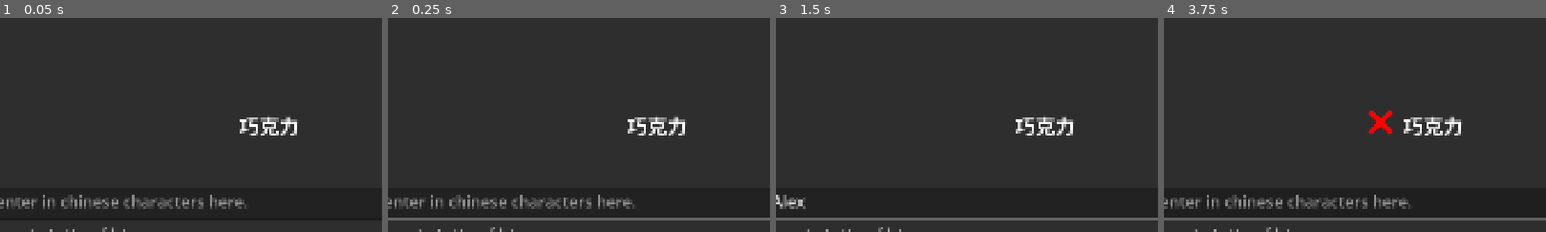
Above: before the commit, frames 1-4 (left to right).
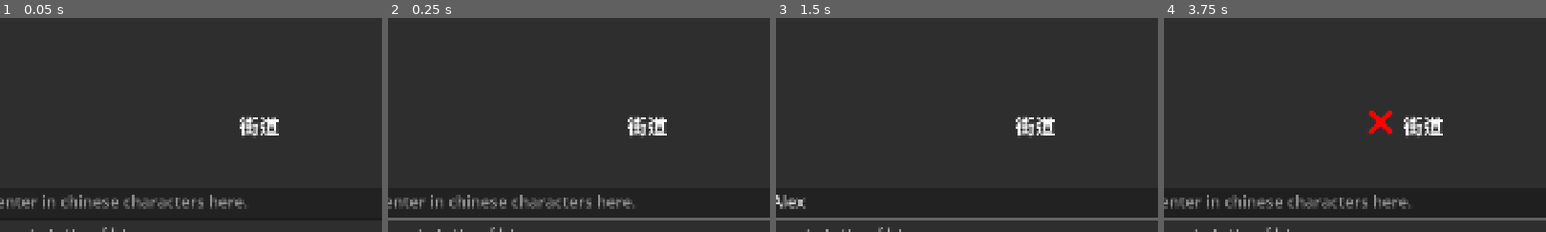
Above: after the commit, the same moments.

Repository: mathew-tran/chinese-learner
Game: Godot game, scene res://Scenes/Main.tscn
Same seed, same stepped clock (60 frames per second), same inputs: the game is played once before the commit and once after it.
Inputs (mouse positions are % of the whole screen's width and height, from its top left):
- Up to frame 1 (0.05 s): no input
- Up to frame 2 (0.25 s): no input
- Up to frame 3 (1.5 s): click (49, 57) at 0.52 s; type "Alex" at 0.6 s; click "Resource" at 1.25 s
- Up to frame 4 (3.75 s): click "Resource" at 2 s; click "Resource" at 2.75 s; tap Enter at 3.5 s
The pictures show only the part of the screen within x 3-53%, y 14-64%; the shares and areas given below are measured in that part.

The runs differ from the first frame. In frame 1, 0.9% of the frame differs, in the area x 62-78%, y 45-55%; in frame 2, 0.9%; in frame 3, 0.9%; in frame 4, 0.9%.
Error in both runs: Invalid access of index '0' on a base object of type: 'PackedStringArray'. (res://Scripts/TargetSentence.gd:13)

Commit message:
add more phrases

Diff:
--- /dev/null
+++ b/Content/Applications/Sentence_Applications_Cellphone.tres
@@ -0,0 +1,10 @@
+[gd_resource type="Resource" script_class="SentenceData" load_steps=2 format=3 uid="uid://m6us4nv20ey"]
+
+[ext_resource type="Script" uid="uid://clouyvwi1n3sy" path="res://DataTypes/SentenceData.gd" id="1_akyf1"]
+
+[resource]
+script = ExtResource("1_akyf1")
+Sentence = "手机"
+TranslatedSentence = "Cell phone"
+Pinyin = "Shǒujī"
+metadata/_custom_type_script = "uid://clouyvwi1n3sy"
--- /dev/null
+++ b/Content/Applications/Sentence_Applications_Computer.tres
@@ -0,0 +1,10 @@
+[gd_resource type="Resource" script_class="SentenceData" load_steps=2 format=3 uid="uid://0pkmu4tfrb4f"]
+
+[ext_resource type="Script" uid="uid://clouyvwi1n3sy" path="res://DataTypes/SentenceData.gd" id="1_62bgl"]
+
+[resource]
+script = ExtResource("1_62bgl")
+Sentence = "电脑"
+TranslatedSentence = "Computer"
+Pinyin = "Diànnǎo"
+metadata/_custom_type_script = "uid://clouyvwi1n3sy"
--- /dev/null
+++ b/Content/Directions/Sentence_Direction_City.tres
@@ -0,0 +1,10 @@
+[gd_resource type="Resource" script_class="SentenceData" load_steps=2 format=3 uid="uid://bm6jl2sh7msyr"]
+
+[ext_resource type="Script" uid="uid://clouyvwi1n3sy" path="res://DataTypes/SentenceData.gd" id="1_hvx20"]
+
+[resource]
+script = ExtResource("1_hvx20")
+Sentence = "城市"
+TranslatedSentence = "City"
+Pinyin = "Chéngshì"
+metadata/_custom_type_script = "uid://clouyvwi1n3sy"
--- /dev/null
+++ b/Content/Directions/Sentence_Direction_East.tres
@@ -0,0 +1,10 @@
+[gd_resource type="Resource" script_class="SentenceData" load_steps=2 format=3 uid="uid://dg1105v7fhe2x"]
+
+[ext_resource type="Script" uid="uid://clouyvwi1n3sy" path="res://DataTypes/SentenceData.gd" id="1_3irin"]
+
+[resource]
+script = ExtResource("1_3irin")
+Sentence = "东"
+TranslatedSentence = "East"
+Pinyin = "Dōng"
+metadata/_custom_type_script = "uid://clouyvwi1n3sy"
--- /dev/null
+++ b/Content/Directions/Sentence_Direction_North.tres
@@ -0,0 +1,10 @@
+[gd_resource type="Resource" script_class="SentenceData" load_steps=2 format=3 uid="uid://b7nmrvk416gmy"]
+
+[ext_resource type="Script" uid="uid://clouyvwi1n3sy" path="res://DataTypes/SentenceData.gd" id="1_2y0ks"]
+
+[resource]
+script = ExtResource("1_2y0ks")
+Sentence = "北"
+TranslatedSentence = "North"
+Pinyin = "Běi"
+metadata/_custom_type_script = "uid://clouyvwi1n3sy"
--- /dev/null
+++ b/Content/Directions/Sentence_Direction_South.tres
@@ -0,0 +1,10 @@
+[gd_resource type="Resource" script_class="SentenceData" load_steps=2 format=3 uid="uid://cwai7re7jesot"]
+
+[ext_resource type="Script" uid="uid://clouyvwi1n3sy" path="res://DataTypes/SentenceData.gd" id="1_76cdv"]
+
+[resource]
+script = ExtResource("1_76cdv")
+Sentence = "南"
+TranslatedSentence = "South"
+Pinyin = "Nán"
+metadata/_custom_type_script = "uid://clouyvwi1n3sy"
--- /dev/null
+++ b/Content/Directions/Sentence_Direction_Street.tres
@@ -0,0 +1,10 @@
+[gd_resource type="Resource" script_class="SentenceData" load_steps=2 format=3 uid="uid://b5evcyeldi4j4"]
+
+[ext_resource type="Script" uid="uid://clouyvwi1n3sy" path="res://DataTypes/SentenceData.gd" id="1_4hw0y"]
+
+[resource]
+script = ExtResource("1_4hw0y")
+Sentence = "街道"
+TranslatedSentence = "Street"
+Pinyin = "Jiēdào"
+metadata/_custom_type_script = "uid://clouyvwi1n3sy"
--- /dev/null
+++ b/Content/Directions/Sentence_Direction_West.tres
@@ -0,0 +1,10 @@
+[gd_resource type="Resource" script_class="SentenceData" load_steps=2 format=3 uid="uid://6g6hyxjpoif1"]
+
+[ext_resource type="Script" uid="uid://clouyvwi1n3sy" path="res://DataTypes/SentenceData.gd" id="1_lktyp"]
+
+[resource]
+script = ExtResource("1_lktyp")
+Sentence = "西"
+TranslatedSentence = "West"
+Pinyin = "Xī"
+metadata/_custom_type_script = "uid://clouyvwi1n3sy"
--- /dev/null
+++ b/Content/Directions/Sentence_Direction_WhereIsTheGarbageCan.tres
@@ -0,0 +1,10 @@
+[gd_resource type="Resource" script_class="SentenceData" load_steps=2 format=3 uid="uid://dilqdifoq2hvq"]
+
+[ext_resource type="Script" uid="uid://clouyvwi1n3sy" path="res://DataTypes/SentenceData.gd" id="1_2liwh"]
+
+[resource]
+script = ExtResource("1_2liwh")
+Sentence = "垃圾桶在哪里"
+TranslatedSentence = "Where is the garbage can?"
+Pinyin = "Lèsè tǒng zài nǎlǐ"
+metadata/_custom_type_script = "uid://clouyvwi1n3sy"
--- /dev/null
+++ b/Content/Directions/Sentence_Direction_WhereIsTheHospital.tres
@@ -0,0 +1,10 @@
+[gd_resource type="Resource" script_class="SentenceData" load_steps=2 format=3 uid="uid://bk47gu1nfb4rc"]
+
+[ext_resource type="Script" uid="uid://clouyvwi1n3sy" path="res://DataTypes/SentenceData.gd" id="1_p10td"]
+
+[resource]
+script = ExtResource("1_p10td")
+Sentence = "医院在哪里"
+TranslatedSentence = "Where is the Hospital?"
+Pinyin = "Yīyuàn zài nǎlǐ"
+metadata/_custom_type_script = "uid://clouyvwi1n3sy"
--- /dev/null
+++ b/Content/Directions/Sentence_Direction_Where_Is_The_CoffeeShop.tres
@@ -0,0 +1,10 @@
+[gd_resource type="Resource" script_class="SentenceData" load_steps=2 format=3 uid="uid://bkb4m2otq46jl"]
+
+[ext_resource type="Script" uid="uid://clouyvwi1n3sy" path="res://DataTypes/SentenceData.gd" id="1_br70p"]
+
+[resource]
+script = ExtResource("1_br70p")
+Sentence = "咖啡店在哪里"
+TranslatedSentence = "Where is the Coffee Shop?"
+Pinyin = "Kāfēi diàn zài nǎlǐ"
+metadata/_custom_type_script = "uid://clouyvwi1n3sy"
--- /dev/null
+++ b/Content/Directions/Sentence_Direction_Where_Is_The_Park.tres
@@ -0,0 +1,10 @@
+[gd_resource type="Resource" script_class="SentenceData" load_steps=2 format=3 uid="uid://c54alc8seekqc"]
+
+[ext_resource type="Script" uid="uid://clouyvwi1n3sy" path="res://DataTypes/SentenceData.gd" id="1_jreco"]
+
+[resource]
+script = ExtResource("1_jreco")
+Sentence = "公园在哪里"
+TranslatedSentence = "Where is the Park?"
+Pinyin = "Gōngyuán zài nǎlǐ"
+metadata/_custom_type_script = "uid://clouyvwi1n3sy"
--- /dev/null
+++ b/Content/Feelings/Sentence_I_Feel_Thirsty.tres
@@ -0,0 +1,10 @@
+[gd_resource type="Resource" script_class="SentenceData" load_steps=2 format=3 uid="uid://dxf2ovboo8kxw"]
+
+[ext_resource type="Script" uid="uid://clouyvwi1n3sy" path="res://DataTypes/SentenceData.gd" id="1_a88s5"]
+
+[resource]
+script = ExtResource("1_a88s5")
+Sentence = "我渴了"
+TranslatedSentence = "I am thirsty."
+Pinyin = "Wǒ kěle"
+metadata/_custom_type_script = "uid://clouyvwi1n3sy"
--- /dev/null
+++ b/Content/General/Sentence_Can_You_Turn_Off_The_Lights.tres
@@ -0,0 +1,10 @@
+[gd_resource type="Resource" script_class="SentenceData" load_steps=2 format=3 uid="uid://c64io4m0vtyaj"]
+
+[ext_resource type="Script" uid="uid://clouyvwi1n3sy" path="res://DataTypes/SentenceData.gd" id="1_8klan"]
+
+[resource]
+script = ExtResource("1_8klan")
+Sentence = "你能关灯吗"
+TranslatedSentence = "Can you turn on the lights"
+Pinyin = "Nǐ néng guān dēng ma"
+metadata/_custom_type_script = "uid://clouyvwi1n3sy"
--- /dev/null
+++ b/Content/General/Sentence_Can_You_Turn_On_The_Lights.tres
@@ -0,0 +1,10 @@
+[gd_resource type="Resource" script_class="SentenceData" load_steps=2 format=3 uid="uid://cmj2tfukykygi"]
+
+[ext_resource type="Script" uid="uid://clouyvwi1n3sy" path="res://DataTypes/SentenceData.gd" id="1_32opj"]
+
+[resource]
+script = ExtResource("1_32opj")
+Sentence = "你能开灯吗"
+TranslatedSentence = "Can you turn on the lights"
+Pinyin = "Nǐ néng kāi dēng ma"
+metadata/_custom_type_script = "uid://clouyvwi1n3sy"
--- /dev/null
+++ b/Content/General/Sentence_ElevatorIsBroken.tres
@@ -0,0 +1,10 @@
+[gd_resource type="Resource" script_class="SentenceData" load_steps=2 format=3 uid="uid://dqf02yrdssf7b"]
+
+[ext_resource type="Script" uid="uid://clouyvwi1n3sy" path="res://DataTypes/SentenceData.gd" id="1_wbbcj"]
+
+[resource]
+script = ExtResource("1_wbbcj")
+Sentence = "电梯坏了"
+TranslatedSentence = "Elevator is Broken"
+Pinyin = "Diàntī huàile"
+metadata/_custom_type_script = "uid://clouyvwi1n3sy"
--- /dev/null
+++ b/Content/General/Sentence_General_My_Phone_Is_Low_On_Battery.tres
@@ -0,0 +1,10 @@
+[gd_resource type="Resource" script_class="SentenceData" load_steps=2 format=3 uid="uid://va6td4y7a1q3"]
+
+[ext_resource type="Script" uid="uid://clouyvwi1n3sy" path="res://DataTypes/SentenceData.gd" id="1_3i7v2"]
+
+[resource]
+script = ExtResource("1_3i7v2")
+Sentence = "我的手机电量不足"
+TranslatedSentence = "My phone is low on battery"
+Pinyin = "Wǒ de shǒujī diànliàng bùzú"
+metadata/_custom_type_script = "uid://clouyvwi1n3sy"
--- /dev/null
+++ b/Content/General/Sentence_General_No_Smoking.tres
@@ -0,0 +1,10 @@
+[gd_resource type="Resource" script_class="SentenceData" load_steps=2 format=3 uid="uid://dwnmw7xhg34ai"]
+
+[ext_resource type="Script" uid="uid://clouyvwi1n3sy" path="res://DataTypes/SentenceData.gd" id="1_viwv7"]
+
+[resource]
+script = ExtResource("1_viwv7")
+Sentence = "禁止抽烟"
+TranslatedSentence = "No Smoking"
+Pinyin = "Jìnzhǐ chōuyān"
+metadata/_custom_type_script = "uid://clouyvwi1n3sy"
--- /dev/null
+++ b/Content/General/Sentence_General_Please_Use_Wechat.tres
@@ -0,0 +1,10 @@
+[gd_resource type="Resource" script_class="SentenceData" load_steps=2 format=3 uid="uid://beqkx65bavcf"]
+
+[ext_resource type="Script" uid="uid://clouyvwi1n3sy" path="res://DataTypes/SentenceData.gd" id="1_86s4s"]
+
+[resource]
+script = ExtResource("1_86s4s")
+Sentence = "请使用微信"
+TranslatedSentence = "Please use Wechat"
+Pinyin = "Qǐng shǐyòng wēixìn"
+metadata/_custom_type_script = "uid://clouyvwi1n3sy"
--- a/Content/General/Sentence_General_WhereIsTheHospital.tres
+++ /dev/null
@@ -1,10 +0,0 @@
-[gd_resource type="Resource" script_class="SentenceData" load_steps=2 format=3 uid="uid://gyw6yjv1dg1t"]
-
-[ext_resource type="Script" uid="uid://clouyvwi1n3sy" path="res://DataTypes/SentenceData.gd" id="1_jtog2"]
-
-[resource]
-script = ExtResource("1_jtog2")
-Sentence = "医院在哪里"
-TranslatedSentence = "Where is the hospital?"
-Pinyin = "yī yuàn zài nǎ lǐ"
-metadata/_custom_type_script = "uid://clouyvwi1n3sy"
--- /dev/null
+++ b/Content/Hobbies/Sentence_Hobbies_I_Like_To_Cook_Food.tres
@@ -0,0 +1,10 @@
+[gd_resource type="Resource" script_class="SentenceData" load_steps=2 format=3 uid="uid://h7symiclsoy7"]
+
+[ext_resource type="Script" uid="uid://clouyvwi1n3sy" path="res://DataTypes/SentenceData.gd" id="1_d2nlx"]
+
+[resource]
+script = ExtResource("1_d2nlx")
+Sentence = "我喜欢做饭"
+TranslatedSentence = "I like to cook food"
+Pinyin = "Wǒ xǐhuān zuò fàn"
+metadata/_custom_type_script = "uid://clouyvwi1n3sy"
--- /dev/null
+++ b/Content/Hobbies/Sentence_Hobbies_I_Like_To_Listen_To_Music.tres
@@ -0,0 +1,10 @@
+[gd_resource type="Resource" script_class="SentenceData" load_steps=2 format=3 uid="uid://b8whn2t5rc3hc"]
+
+[ext_resource type="Script" uid="uid://clouyvwi1n3sy" path="res://DataTypes/SentenceData.gd" id="1_n3v5s"]
+
+[resource]
+script = ExtResource("1_n3v5s")
+Sentence = "我喜欢听音乐"
+TranslatedSentence = "I like to listen to music"
+Pinyin = "Wǒ xǐhuān tīng yīnyuè"
+metadata/_custom_type_script = "uid://clouyvwi1n3sy"
--- /dev/null
+++ b/Content/Hobbies/Sentence_Hobbies_I_Like_To_Play_Games.tres
@@ -0,0 +1,10 @@
+[gd_resource type="Resource" script_class="SentenceData" load_steps=2 format=3 uid="uid://s1ljhe5u2xcn"]
+
+[ext_resource type="Script" uid="uid://clouyvwi1n3sy" path="res://DataTypes/SentenceData.gd" id="1_ct0qe"]
+
+[resource]
+script = ExtResource("1_ct0qe")
+Sentence = "我喜欢玩游戏"
+TranslatedSentence = "I like to play games"
+Pinyin = "Wǒ xǐhuān wán yóuxì"
+metadata/_custom_type_script = "uid://clouyvwi1n3sy"
--- /dev/null
+++ b/Content/Hobbies/Sentence_Hobbies_I_Like_To_Read_Books.tres
@@ -0,0 +1,10 @@
+[gd_resource type="Resource" script_class="SentenceData" load_steps=2 format=3 uid="uid://icjsxbkphlgf"]
+
+[ext_resource type="Script" uid="uid://clouyvwi1n3sy" path="res://DataTypes/SentenceData.gd" id="1_iga7i"]
+
+[resource]
+script = ExtResource("1_iga7i")
+Sentence = "我喜欢读书"
+TranslatedSentence = "I like to read books"
+Pinyin = "Wǒ xǐhuān dúshū"
+metadata/_custom_type_script = "uid://clouyvwi1n3sy"
--- /dev/null
+++ b/Content/Hobbies/Sentence_Hobbies_I_Like_To_Run.tres
@@ -0,0 +1,10 @@
+[gd_resource type="Resource" script_class="SentenceData" load_steps=2 format=3 uid="uid://8e47dhc6a8l1"]
+
+[ext_resource type="Script" uid="uid://clouyvwi1n3sy" path="res://DataTypes/SentenceData.gd" id="1_r4vky"]
+
+[resource]
+script = ExtResource("1_r4vky")
+Sentence = "我喜欢跑步"
+TranslatedSentence = "I like to run"
+Pinyin = "Wǒ xǐhuān pǎobù"
+metadata/_custom_type_script = "uid://clouyvwi1n3sy"
--- /dev/null
+++ b/Content/Hobbies/Sentence_Hobbies_I_Like_To_Walk.tres
@@ -0,0 +1,10 @@
+[gd_resource type="Resource" script_class="SentenceData" load_steps=2 format=3 uid="uid://6ctx200fmo84"]
+
+[ext_resource type="Script" uid="uid://clouyvwi1n3sy" path="res://DataTypes/SentenceData.gd" id="1_0algd"]
+
+[resource]
+script = ExtResource("1_0algd")
+Sentence = "我喜欢散步"
+TranslatedSentence = "I like to walk"
+Pinyin = "Wǒ xǐhuān sànbù"
+metadata/_custom_type_script = "uid://clouyvwi1n3sy"
--- /dev/null
+++ b/Content/Hobbies/Sentence_Hobbies_I_Like_To_Watch_Scary_Movies.tres
@@ -0,0 +1,10 @@
+[gd_resource type="Resource" script_class="SentenceData" load_steps=2 format=3 uid="uid://7d3g50inh3av"]
+
+[ext_resource type="Script" uid="uid://clouyvwi1n3sy" path="res://DataTypes/SentenceData.gd" id="1_s7vyp"]
+
+[resource]
+script = ExtResource("1_s7vyp")
+Sentence = "我喜欢看恐怖电影"
+TranslatedSentence = "I like to watch scary movies"
+Pinyin = "Wǒ xǐhuān kàn kǒngbù diànyǐng"
+metadata/_custom_type_script = "uid://clouyvwi1n3sy"
--- /dev/null
+++ b/Content/Ordering/Sentence_Ordering_Give_Me_A_Second.tres
@@ -0,0 +1,10 @@
+[gd_resource type="Resource" script_class="SentenceData" load_steps=2 format=3 uid="uid://bl4nyawqracc1"]
+
+[ext_resource type="Script" uid="uid://clouyvwi1n3sy" path="res://DataTypes/SentenceData.gd" id="1_d1rmc"]
+
+[resource]
+script = ExtResource("1_d1rmc")
+Sentence = "给我一分钟"
+TranslatedSentence = "Give me a minute"
+Pinyin = "Gěi wǒ yī fēnzhōng"
+metadata/_custom_type_script = "uid://clouyvwi1n3sy"
--- a/Scripts/Game.gd
+++ b/Scripts/Game.gd
@@ -16,7 +16,7 @@
 	AllSentences = Helper.GetAllFilePaths("res://Content/")
 	for x in AllSentences:
 		print(x)
-	#AllSentences.shuffle()
+	AllSentences.shuffle()
 	ChooseNextSentence()
 
 func ChooseNextSentence():
